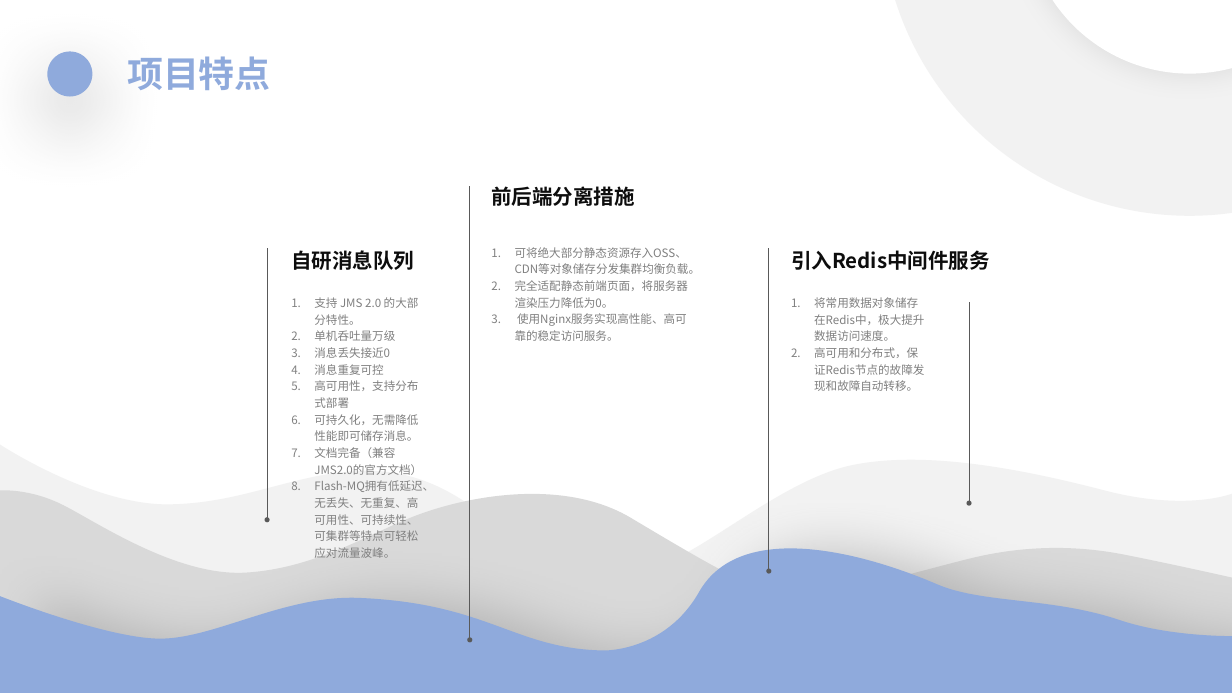
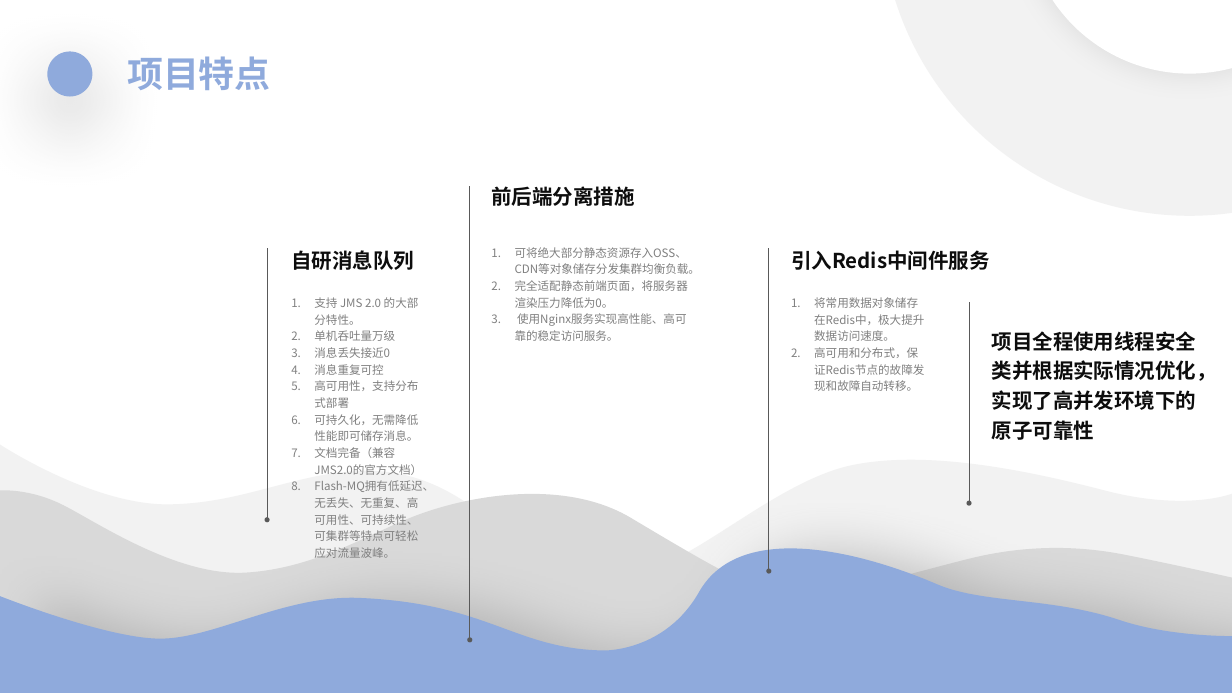
Before and after one commit to FlyRenxing/store-queue, a slide deck: slide 12 of doc/商城项目介绍.pptx. Drawn at 1232x693 pixels with LibreOffice and Linux fonts; fonts in the diff are those of the drawing. Boxes give left, top, right and bottom in pixels: in the first picture for what was removed or moved away, otherwise in the second. Text is boxed around its words. In the diff, an @@ line names an element or a change of style, - is before the commit and + after.

```diff
--- a/doc/商城项目介绍.pptx
+++ b/doc/商城项目介绍.pptx
@@ text added at (992,331,1217,440), 16 pt, text #0D0D0D, bold @@
+项目全程使用线程安全类并根据实际情况优化，实现了高并发环境下的原子可靠性
```
Also in this commit, not shown: 1 other slide changed, 1 other file.
